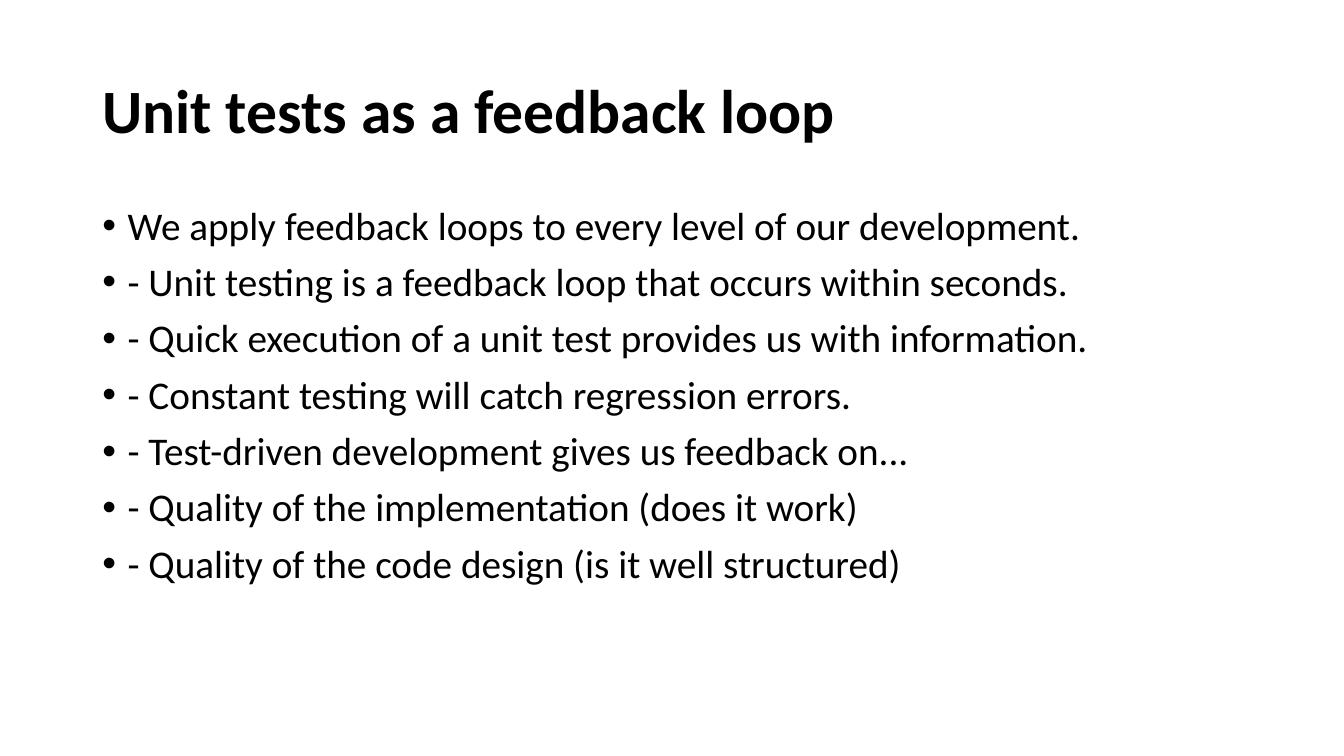
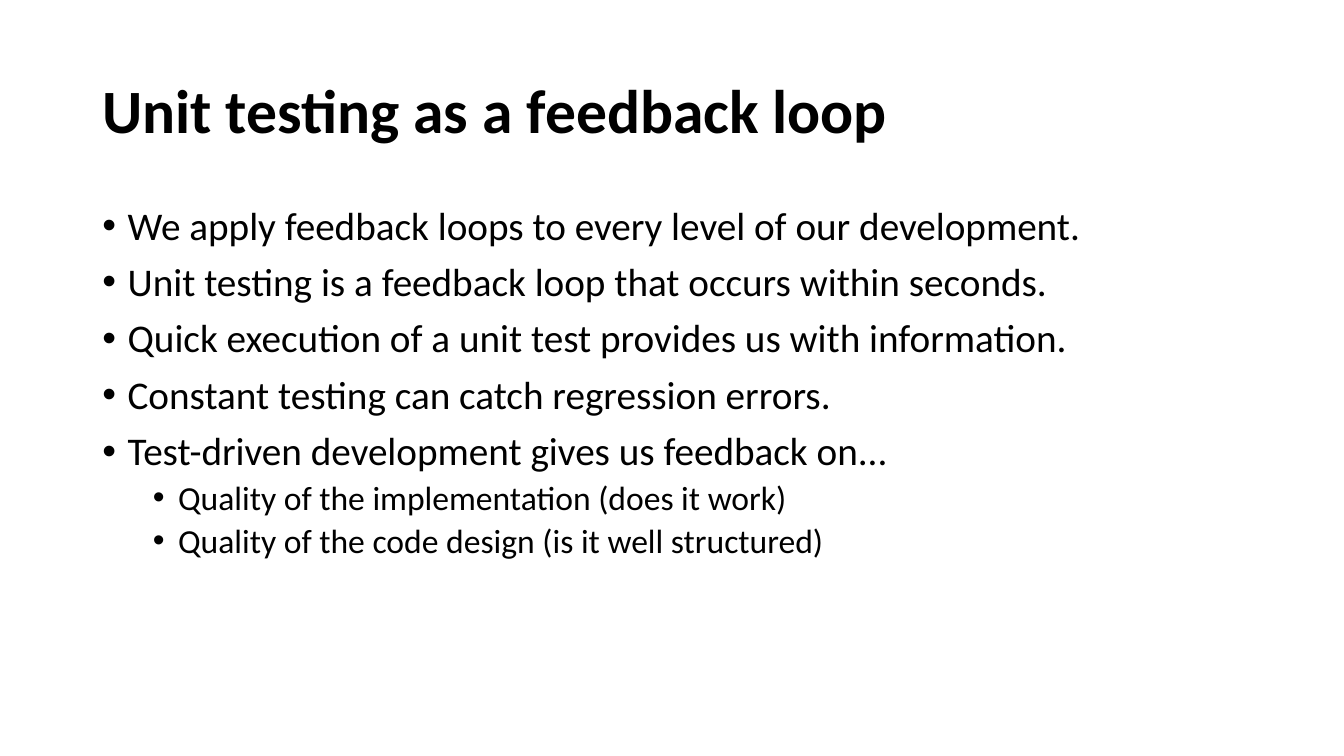
Before and after one commit to cebartling/test-driven, a slide deck: slide 13 of presentations/Introduction to Test-Driven Development.pptx. Drawn at 1344x756 pixels with LibreOffice and Linux fonts; fonts in the diff are those of the drawing. Boxes give left, top, right and bottom in pixels: in the first picture for what was removed or moved away, otherwise in the second. Text is boxed around its words. In the diff, an @@ line names an element or a change of style, - is before the commit and + after.

Commit message:
Presentation changes

```diff
--- a/presentations/Introduction to Test-Driven Development.pptx
+++ b/presentations/Introduction to Test-Driven Development.pptx
@@ title at [102, 89, 887, 144]: text changed @@
-Unit tests as a feedback loop
+Unit testing as a feedback loop
@@ text at [128, 268, 1066, 559]: text changed @@
-• - Unit testing is a feedback loop that occurs within seconds.
-• - Quick execution of a unit test provides us with information.
-• - Constant testing will catch regression errors.
-• - Test-driven development gives us feedback on...
-• - Quality of the implementation (does it work)
-• - Quality of the code design (is it well structured)
+• Unit testing is a feedback loop that occurs within seconds.
+• Quick execution of a unit test provides us with information.
+• Constant testing can catch regression errors.
+• Test-driven development gives us feedback on...
+  • Quality of the implementation (does it work)
+  • Quality of the code design (is it well structured)
```
Also in this commit, not shown: 10 other slides changed, 1 slide added, 2 slides removed.
